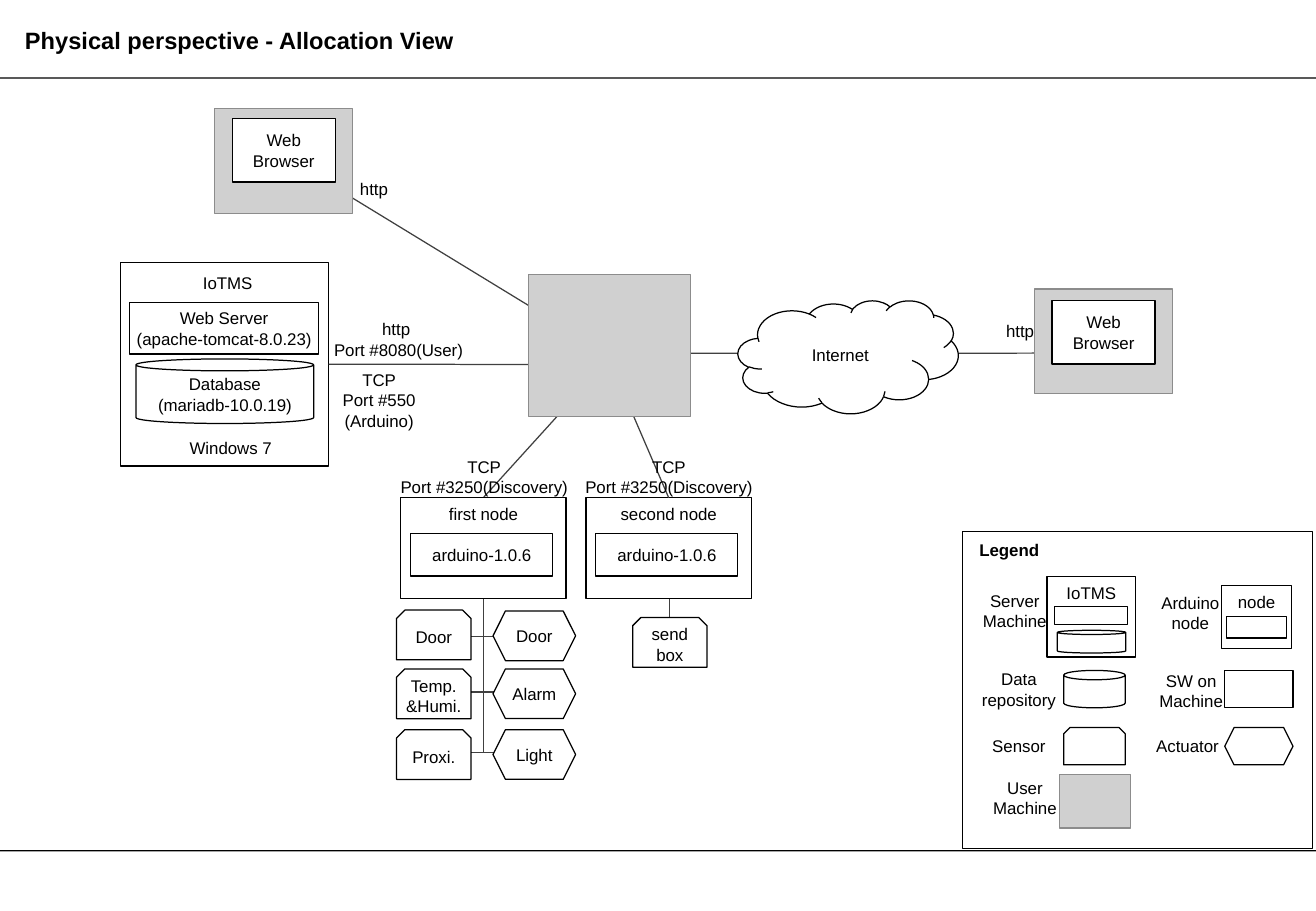
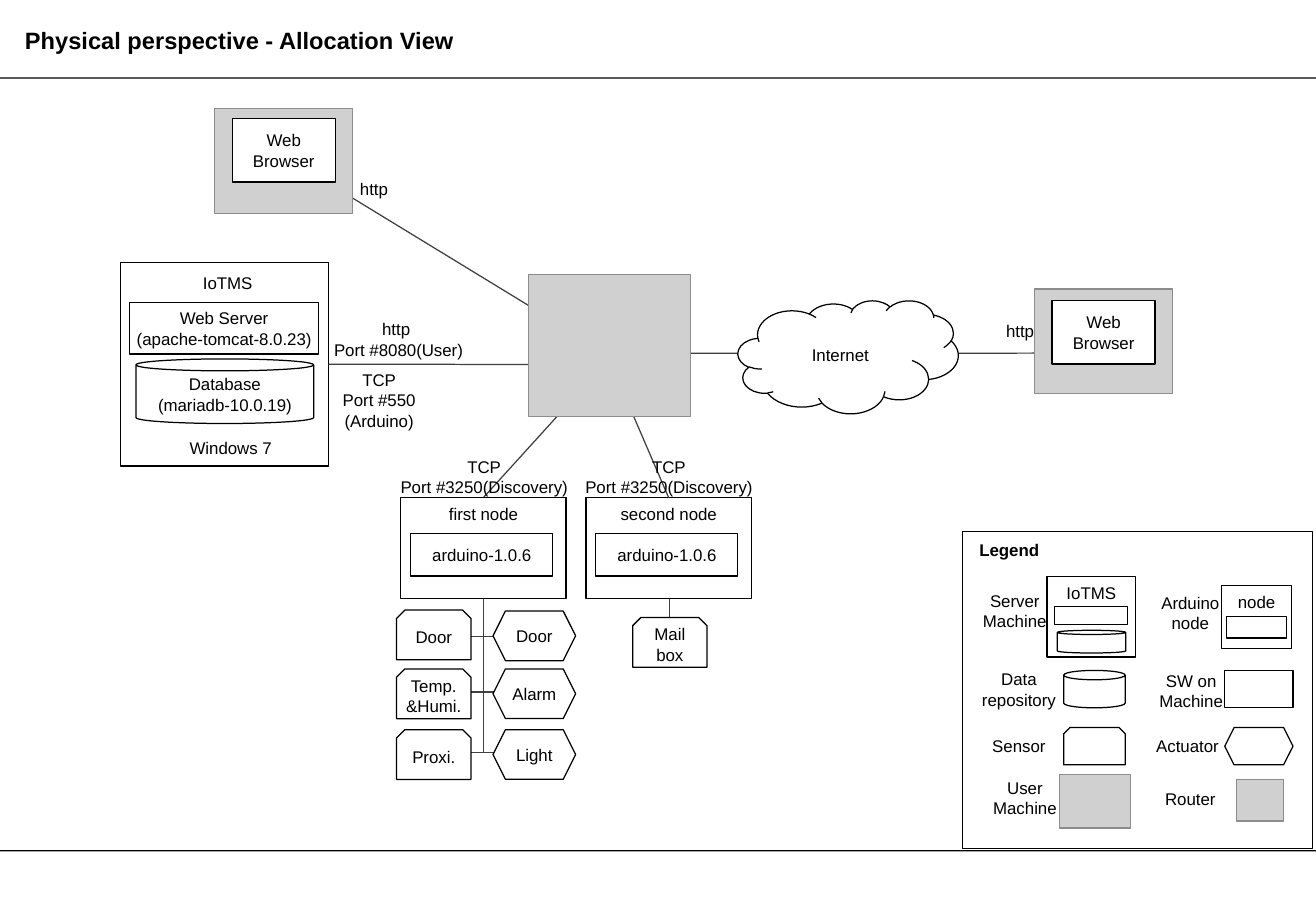
Before and after one commit to youkkwon/smarthome, a slide deck: slide 1 of doc/AllocationView_r1.pptx. Drawn at 1316x911 pixels with LibreOffice and Linux fonts; fonts in the diff are those of the drawing; grey boxes stand for pictures. Boxes give left, top, right and bottom in pixels: in the first picture for what was removed or moved away, otherwise in the second. Text is boxed around its words. In the diff, an @@ line names an element or a change of style, - is before the commit and + after.

Commit message:
오타 수정 Legend에 router 추가

```diff
--- a/doc/AllocationView_r1.pptx
+++ b/doc/AllocationView_r1.pptx
@@ text in snip same rect at <box>654,627,685,640</box>: text changed @@
-send
+Mail
@@ text added at <box>1165,793,1215,805</box>, 10 pt, text #000000 @@
+Router
@@ picture added at <box>1237,780,1283,821</box> @@
```
